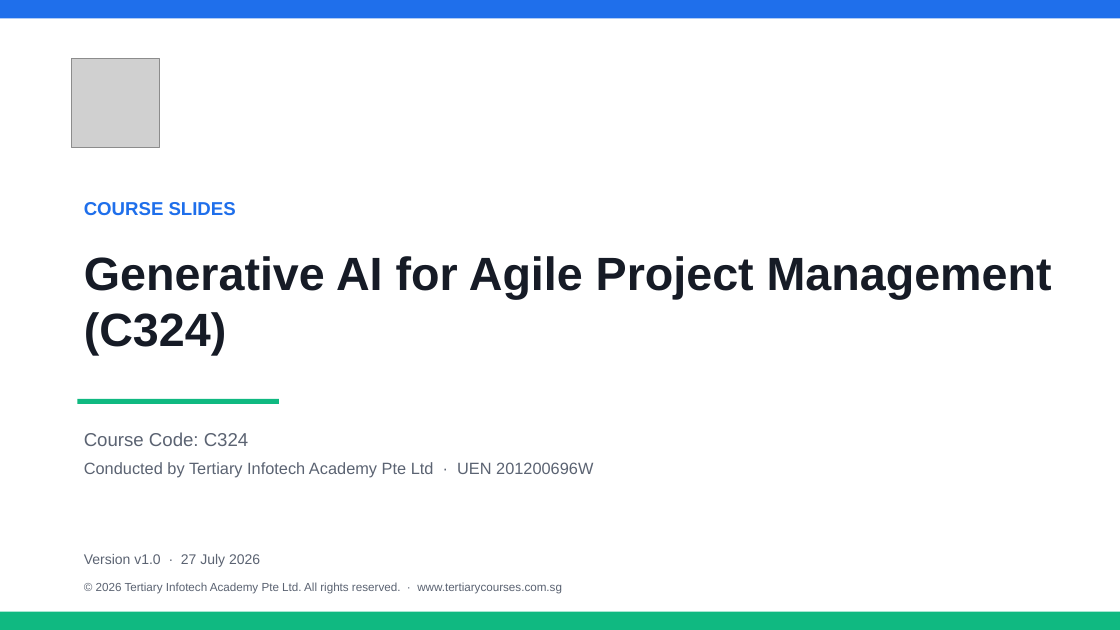
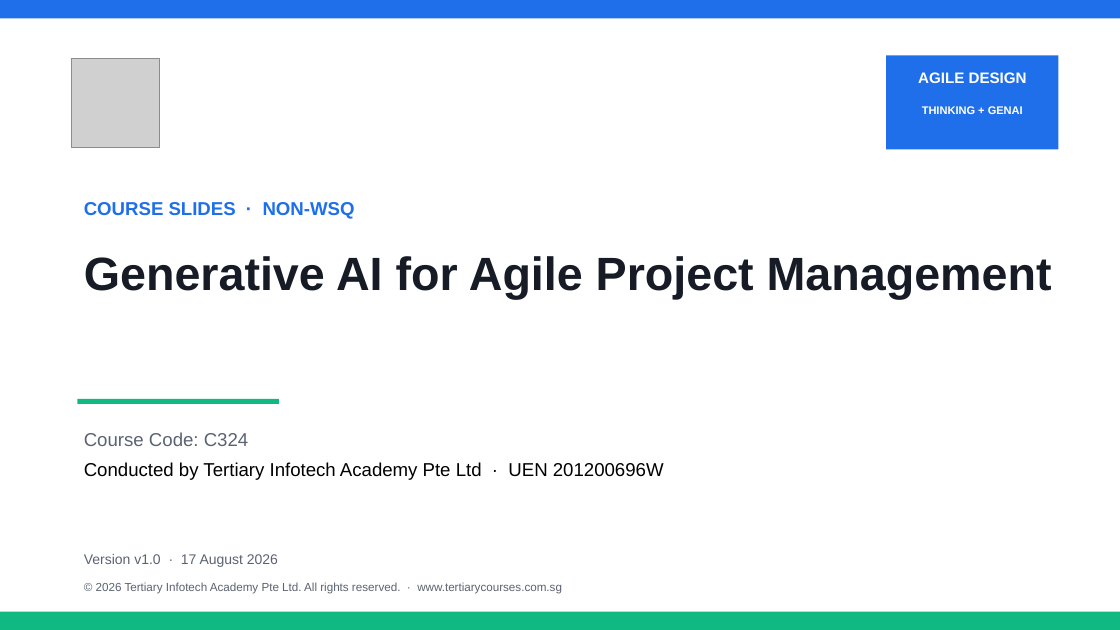
Before and after one commit to tertiarycourses/C324-Generative-AI-for-Agile-Project-Management, a slide deck: slide 1 of courseware/Generative AI for Agile Project Management (C324)-v1.0.pptx. Drawn at 1120x630 pixels with LibreOffice and Linux fonts; fonts in the diff are those of the drawing; grey boxes stand for pictures. Boxes give left, top, right and bottom in pixels: in the first picture for what was removed or moved away, otherwise in the second. Text is boxed around its words. In the diff, an @@ line names an element or a change of style, - is before the commit and + after.

```diff
--- a/courseware/Generative AI for Agile Project Management (C324)-v1.0.pptx
+++ b/courseware/Generative AI for Agile Project Management (C324)-v1.0.pptx
@@ rectangle added at [886,55,1059,150], fill #1F6FEB @@
@@ text added at [918,72,1027,83], 13 pt, text #FFFFFF, bold @@
+AGILE DESIGN
@@ text added at [922,106,1023,114], 9.5 pt, text #FFFFFF, bold @@
+THINKING + GENAI
@@ text at [84,202,355,219]: text changed @@
-COURSE SLIDES
+COURSE SLIDES · NON-WSQ
@@ text at [84,256,1052,299]: text changed @@
-Generative AI for Agile Project Management (C324)
+Generative AI for Agile Project Management
@@ text at [84,462,664,480]: size 14 to 16 pt, text colour #5B6372 to #000000 in "Conducted by Tertiary Infotech Academy Pte Ltd ..."; less space between paragraphs @@
@@ text at [84,554,278,567]: text changed @@
-Version v1.0 · 27 July 2026
+Version v1.0 · 17 August 2026
```
Also in this commit, not shown: 19 other slides changed, 102 slides added, 130 slides removed, 51 other files.
